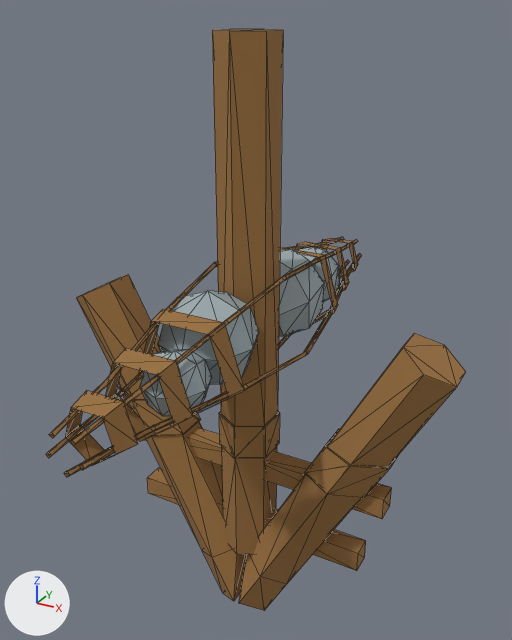
The glTF model assets/models/props/anchor/anchor.glb as it was, and as the next commit left it.
Before and after are seen from a 50 mm lens placed at (1.21, -2.14, 0.5), pointed at (-0.01, 0.07, -0.61). The lights are fixed; the arrows at lower left show +X, +Y and +Z. The picture after the commit comes second. Mesh edges are drawn as thin lines. Where no turn or scale is listed for an object, it has been applied to the vertices. Vertices at exactly the same position are counted once.

Names of what the first picture shows: 'anchor_body', 'rock_tie', 'rope_01', 'rope_02', 'weight_rock_01', 'weight_rock_02', 'weight_rock_03', 'weight_rock_04'.
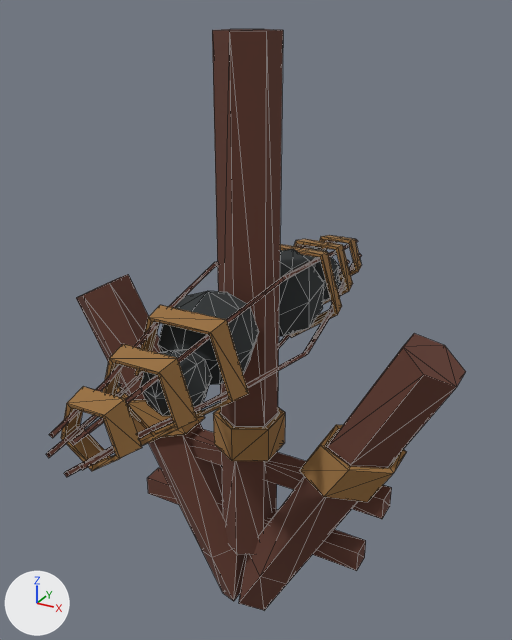
Boxes [x1, y1, x2, y2] around the edits, measured in the pictures (512 x 640 px):
'anchor_body', recoloured (darker): [76, 29, 466, 610] in both
'rope_01', recoloured, reshaped: before [65, 238, 358, 466]; after [61, 235, 362, 471]
'rope_02', recoloured, reshaped: before [118, 387, 398, 497]; after [116, 386, 407, 502]
'rock_tie', recoloured: [46, 239, 362, 477] in both
'weight_rock_02', recoloured (grey to dark grey): [158, 291, 259, 385] in both
'weight_rock_01', recoloured (grey to dark grey): [279, 249, 324, 336] in both
'weight_rock_03', recoloured (grey to dark grey): [140, 349, 211, 416] in both
'weight_rock_04', recoloured (grey to dark grey): [301, 247, 340, 302] in both

The change, as a list of edits to the scene's bpy script:
```text
Change mat_steel:
    mat_steel.base_color: (0.347, 0.419, 0.443) -> (0.0292, 0.0343, 0.0359)  # grey #9fadb2 -> dark grey #303435
Change mat_warm_wood:
    where n0 = _N.new('ShaderNodeBsdfPrincipled'); n0.name = 'Principled BSDF'
    add n0.inputs[0].default_value = (0.327, 0.167, 0.0514, 1.0)  # 'Base Color', brown #9b7240
    remove n2 = _N.new('ShaderNodeMix'); n2.name = 'Mix'
    remove n2.data_type = 'RGBA'
    remove n2.blend_type = 'MULTIPLY'
    remove n2.inputs[0].default_value = 1.0  # 'Factor'
    remove n2.inputs[7].default_value = (0.327, 0.167, 0.0514, 1.0)  # 'B', brown #9b7240
    remove n3 = _N.new('ShaderNodeVertexColor'); n3.name = 'Color Attribute'
    remove _L.new(n2.outputs[2], n0.inputs[0])  # 'Result' to 'Base Color'
    remove _L.new(n3.outputs[0], n2.inputs[6])  # 'Color' to 'A'
Change mat_warm_wood_001:
    where n0 = _N.new('ShaderNodeBsdfPrincipled'); n0.name = 'Principled BSDF'
    remove n0.inputs[0].default_value = (0.327, 0.167, 0.0514, 1.0)  # 'Base Color', brown #9b7240
    add n2 = _N.new('ShaderNodeMix'); n2.name = 'Mix'
    add n2.data_type = 'RGBA'
    add n2.blend_type = 'MULTIPLY'
    add n2.inputs[0].default_value = 1.0  # 'Factor'
    add n2.inputs[7].default_value = (0.327, 0.167, 0.0514, 1.0)  # 'B', brown #9b7240
    add n3 = _N.new('ShaderNodeVertexColor'); n3.name = 'Color Attribute'
    add _L.new(n2.outputs[2], n0.inputs[0])  # 'Result' to 'Base Color'
    add _L.new(n3.outputs[0], n2.inputs[6])  # 'Color' to 'A'
Add mat_dark_wood_001:
    mat_dark_wood_001 = bpy.data.materials.new('dark_wood.001')
    # nodes: BsdfPrincipled, Mix, OutputMaterial, VertexColor
    # colours: brown #613a2e, mixed with the vertex colours
Change me_cylinder_003:
    where me_cylinder_003.from_pydata(...)  # 104 vertices, 184 faces; spans x -0.8..0.8, y -0.12..0.12, z -1.93..0.43
    remove me_cylinder_003.materials.append(mat_warm_wood)
    add me_cylinder_003.materials.append(mat_dark_wood_001)
Change me_cylinder_001:
    where me_cylinder_001.from_pydata(...)  # 154 vertices, 240 faces; spans x -0.25..0.25, y -1.0..1.0, z -0.26..0.21
    remove me_cylinder_001.materials.append(mat_warm_wood_001)  # brown #9b7240
    add me_cylinder_001.materials.append(mat_dark_wood_002)  # brown #613a2e
Change me_mesh:
    remove me_mesh.from_pydata(...)  # 60 vertices, 60 faces; spans x -0.19..0.19, y -0.9..0.9, z -0.2..0.17
    remove me_mesh.materials.append(mat_warm_wood_001)  # brown #9b7240
    add me_mesh.from_pydata(...)  # 120 vertices, 180 faces; spans x -0.21..0.21, y -0.91..0.91, z -0.22..0.18
    me_mesh part 1
    60 faces are deleted
    60 vertices are added at x -0.21..0.21, y -0.91..0.91, z -0.22..0.18
    180 new faces join them
    add me_mesh.materials.append(mat_warm_wood)  # brown #9b7240
Change me_cylinder_011:
    remove me_cylinder_011.from_pydata(...)  # 36 vertices, 36 faces; spans x -0.612..0.612, y -0.133..0.133, z -1.159..-0.987
    remove me_cylinder_011.materials.append(mat_warm_wood)
    add me_cylinder_011.from_pydata(...)  # 72 vertices, 108 faces; spans x -0.629..0.629, y -0.154..0.154, z -1.167..-0.981
    me_cylinder_011 part 2
    36 faces are deleted
    30 vertices are added at x -0.629..0.629, y -0.154..0.154, z -1.167..-0.981
    6 new vertices lie (0.0, 0.0, 0.144) away from vertices in x -0.125..0.125, y -0.14..0.14, z -1.131
    108 new faces join them
    add me_cylinder_011.materials.append(mat_warm_wood_001)
```
